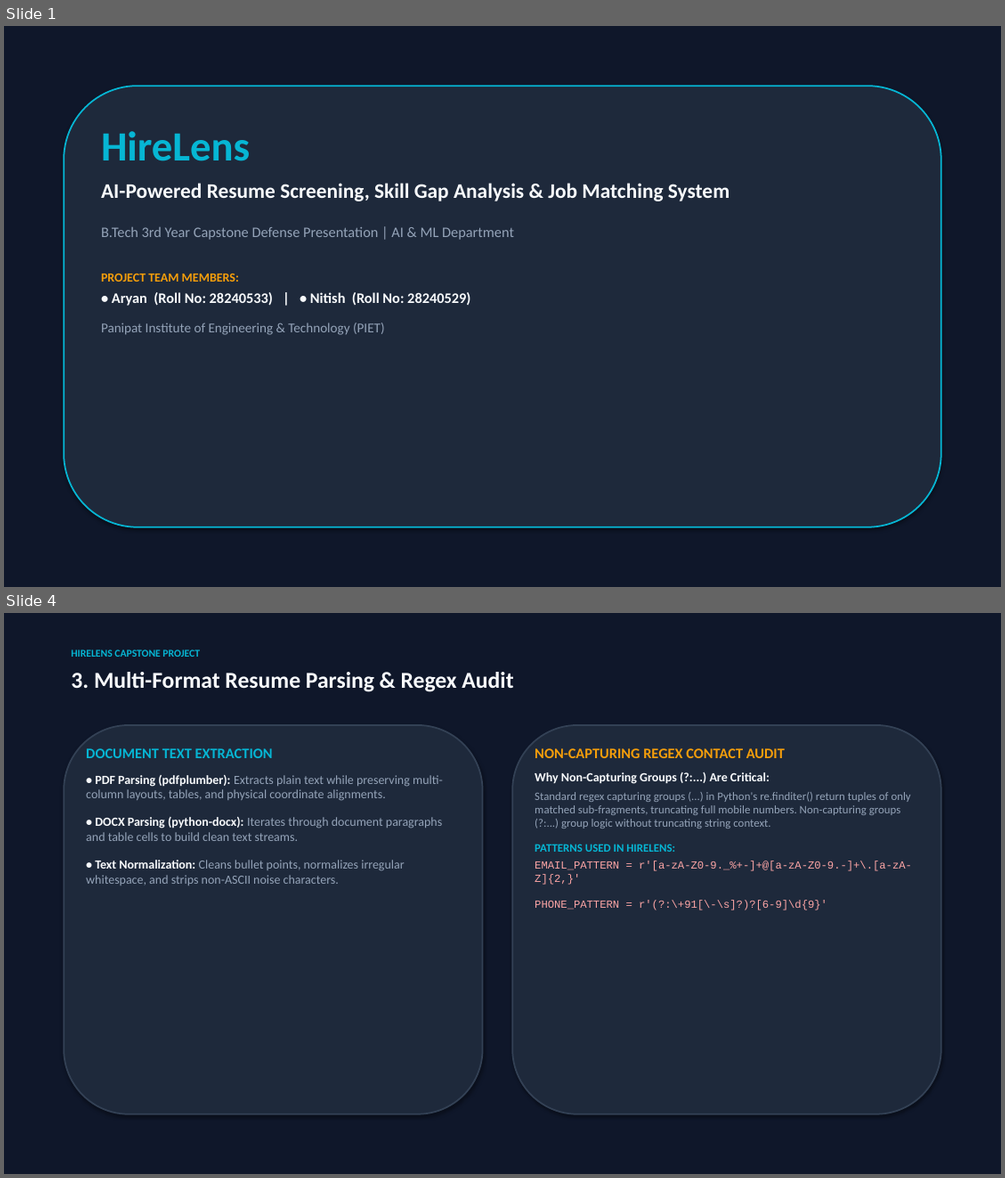
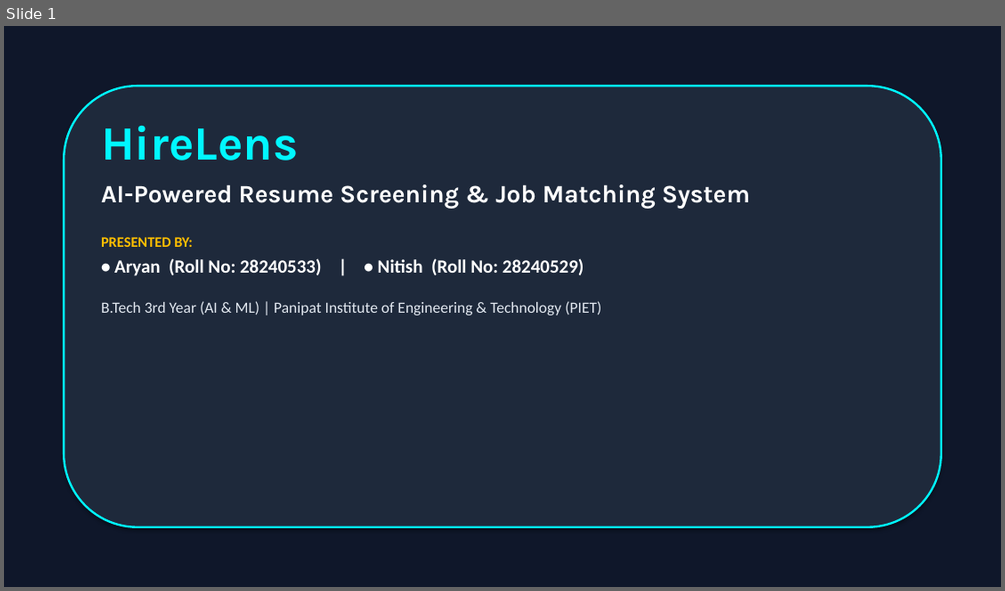
Before and after one commit to Aryan8182/Hirelens-ai-resume-analyzer, a slide deck: HireLens_Presentation.pptx. Shown one above the other, each under a label of ours: slides 1 and 4 before the commit, slide 1 after it; the slides between them are not shown. The pictures are 1005x1178 and 1005x591 pixels, drawn with LibreOffice and Linux fonts; fonts in the diff are those of the drawing. Boxes give left, top, right and bottom in pixels: in the first picture for what was removed or moved away, otherwise in the second. Text is boxed around its words. In the diff, an @@ line names an element or a change of style, - is before the commit and + after.

Commit message:
Update HireLens_Presentation.pptx with large-font classroom-ready presentation deck

```diff
--- a/HireLens_Presentation.pptx
+++ b/HireLens_Presentation.pptx
@@ slide 4 removed at (4,613,1001,1174), background #0F172A @@
@@ text removed at (71,649,200,657) @@
-HIRELENS CAPSTONE PROJECT
@@ text removed at (71,672,513,692) @@
-3. Multi-Format Resume Parsing & Regex Audit
@@ rounded rectangle removed at (64,725,483,1114) @@
@@ rounded rectangle removed at (512,725,941,1114) @@
@@ text removed at (86,748,443,885) @@
-DOCUMENT TEXT EXTRACTION
-• PDF Parsing (pdfplumber): Extracts plain text while preserving multi-column layouts, tables, and physical coordinate alignments.
-• DOCX Parsing (python-docx): Iterates through document paragraphs and table cells to build clean text streams.
-• Text Normalization: Cleans bullet points, normalizes irregular whitespace, and strips non-ASCII noise characters.
@@ text removed at (534,748,912,910) @@
-NON-CAPTURING REGEX CONTACT AUDIT
-Why Non-Capturing Groups (?:...) Are Critical:
-Standard regex capturing groups (...) in Python's re.finditer() return tuples of only matched sub-fragments, truncating full mobile numbers. Non-capturing groups (?:...) group logic without truncating string context.
-PATTERNS USED IN HIRELENS:
-EMAIL_PATTERN = r'[a-zA-Z0-9._%+-]+@[a-zA-Z0-9.-]+\.[a-zA-Z]{2,}'
-PHONE_PATTERN = r'(?:\+91[\-\s]?)?[6-9]\d{9}'
@@ slide 1 changed as well @@
@@ rounded rectangle at (64,86,941,527): outline #06B6D4 1.5 pt to #00F7FF 2 pt @@
@@ text at (101,126,584,276): size 40 to 46 pt, font Calibri to Karla, text colour #06B6D4 to #00F7FF in "HireLens"; size 14 to 18 pt, text colour #F8FAFC to #FFFFFF in "• Aryan (Roll No: 28240533) | • ..."; more space between paragraphs @@
@@ text at (101,184,750,247): text changed; size 20 to 24 pt; font Calibri to Karla; text colour #F8FAFC to #FFFFFF @@
-AI-Powered Resume Screening, Skill Gap Analysis & Job Matching System
-B.Tech 3rd Year Capstone Defense Presentation | AI & ML Department
-PROJECT TEAM MEMBERS:
+AI-Powered Resume Screening & Job Matching System
+PRESENTED BY:
@@ text at (101,301,601,315): text changed; size 13 to 15 pt; text colour #94A3B8 to #E2E8F0 @@
-Panipat Institute of Engineering & Technology (PIET)
+B.Tech 3rd Year (AI & ML) | Panipat Institute of Engineering & Technology (PIET)
```
Also in this commit, not shown: 3 other slides changed, 8 slides added, 7 other slides removed, 1 other file.
